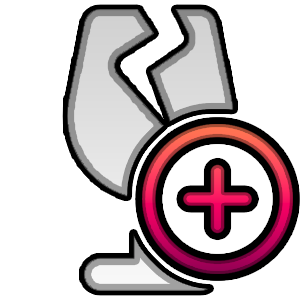
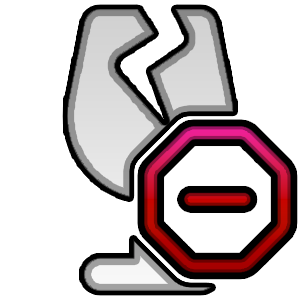
Revision of a layered 300px x 300px image; what changed, layer by layer:
added group "remove" with 2 layers above "get" over [left=144, top=126, right=291, bottom=273]
added layer "Слой 7" in group "remove" over [left=144, top=126, right=291, bottom=273]
hid group "get" (2 layers) over [left=142, top=124, right=293, bottom=274]
added group "Группа 2" with 1 layers above "Слой 2" over [left=121, top=102, right=234, bottom=291]
added layer "Слой 2 копия" in group "Группа 2" over [left=121, top=102, right=234, bottom=291]
hid "Слой 2" over [left=121, top=102, right=234, bottom=291]